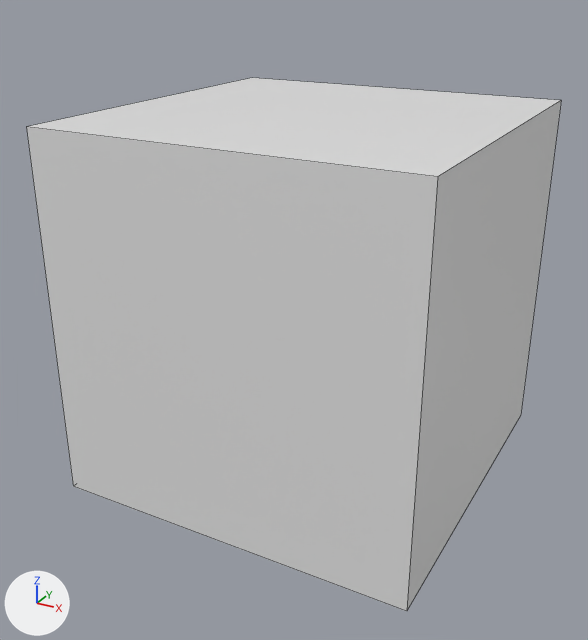
Before and after pictures for a commit that changed the Blender file src/art/dice.blend.
Rendered twice from a 50 mm lens placed at (0.676, -1.315, 0.594), pointed at (-0.027, -0.037, -0.045). The axes (+X, +Y, +Z) are drawn at lower left. The lights are the same throughout. Mesh edges are drawn as thin lines.

Names of what the first picture shows: 'd6'.
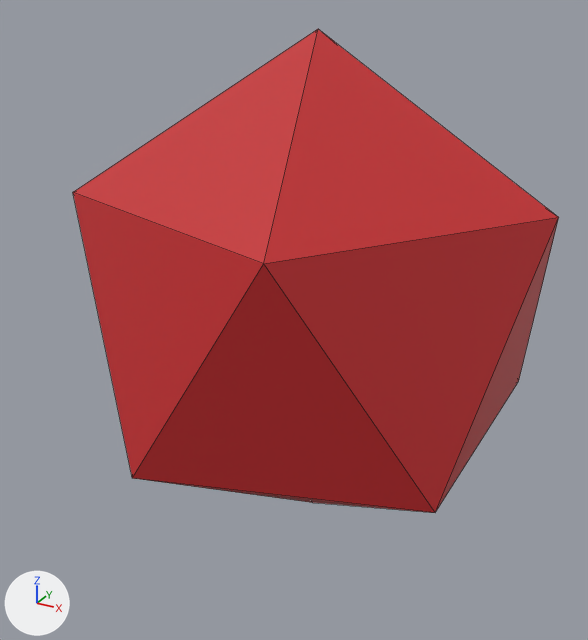
Boxes (x1, y1, x2, y2) around the edits, measured in the pictures (588 x 640 px):
'd6', reshaped (9% narrower, 9% shorter): before (27, 78, 561, 611); after (73, 29, 559, 513)

Edits to the bpy script that builds the scene:
```text
Add mat_d20mat:
    mat_d20mat = principled_material('d20mat')
    mat_d20mat.base_color = (0.57, 0.0236, 0.0268)  # red #c72a2e
Change me_cube:
    used by ob_d6; location = (0.0, 0.0, 0.0)
    remove me_cube.from_pydata(...)  # 8 vertices, 6 faces; spans x -0.35..0.35, y -0.35..0.35, z -0.35..0.35
    remove me_cube.materials.append(mat_d6mat)  # white #e7e7e7
    add me_cube.from_pydata(...)  # 12 vertices, 20 faces; spans x -0.438..0.438, y -0.417..0.417, z -0.49..0.49
    me_cube part 1: the whole mesh is rebuilt
    add me_cube.materials.append(mat_d20mat)  # red #c72a2e
```
